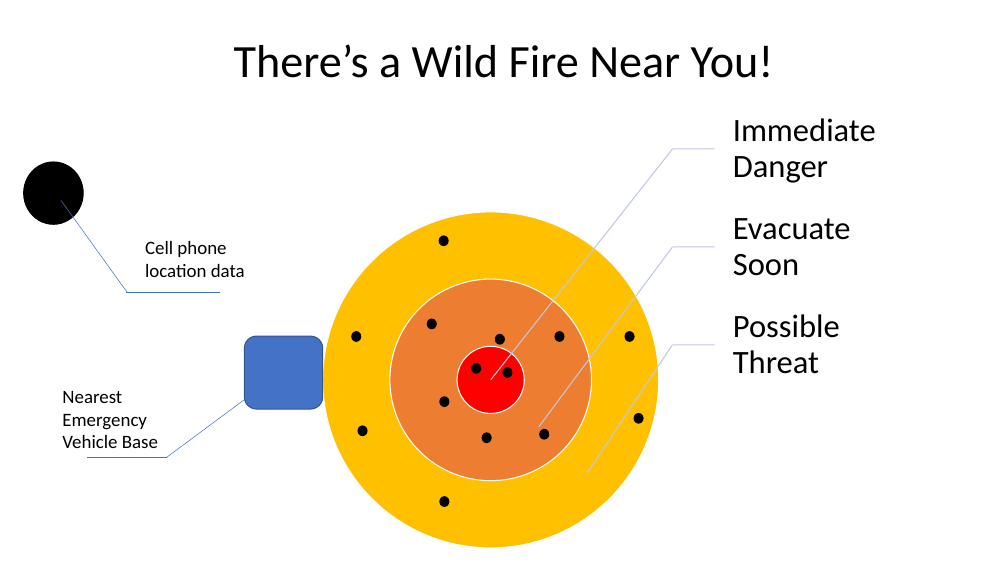
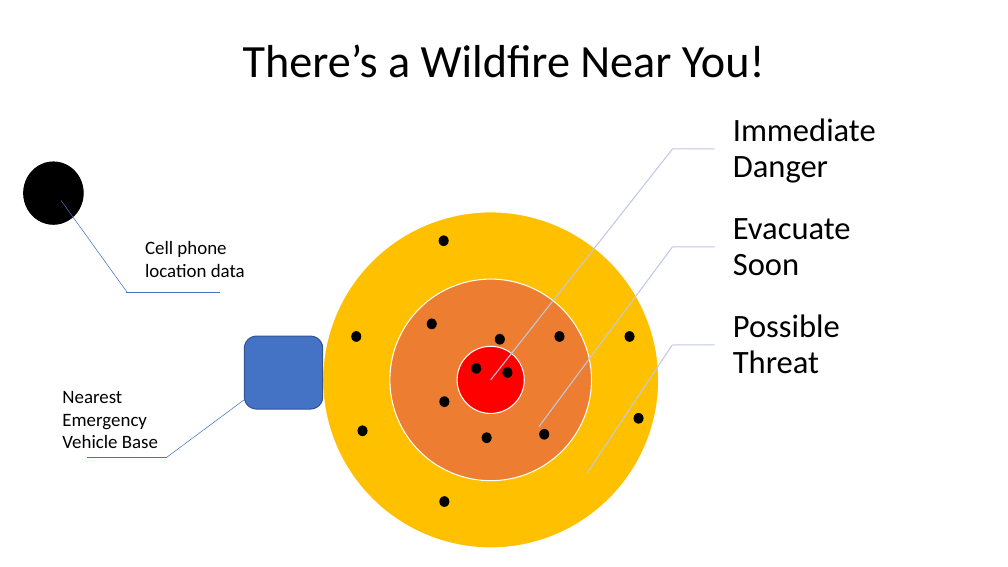
Before and after one commit to McCuf/MachineLearningSAR, a slide deck: slide 4 of CuseHacksPresentation.pptx (slide 3 before the commit). Drawn at 1008x567 pixels with LibreOffice and Linux fonts; fonts in the diff are those of the drawing. Boxes give left, top, right and bottom in pixels: in the first picture for what was removed or moved away, otherwise in the second. Text is boxed around its words. In the diff, an @@ line names an element or a change of style, - is before the commit and + after.

```diff
--- a/CuseHacksPresentation.pptx
+++ b/CuseHacksPresentation.pptx
@@ title at box(243, 44, 765, 78): text changed @@
-There’s a Wild Fire Near You!
+There’s a Wildfire Near You!
```
Also in this commit, not shown: 3 slides added.
